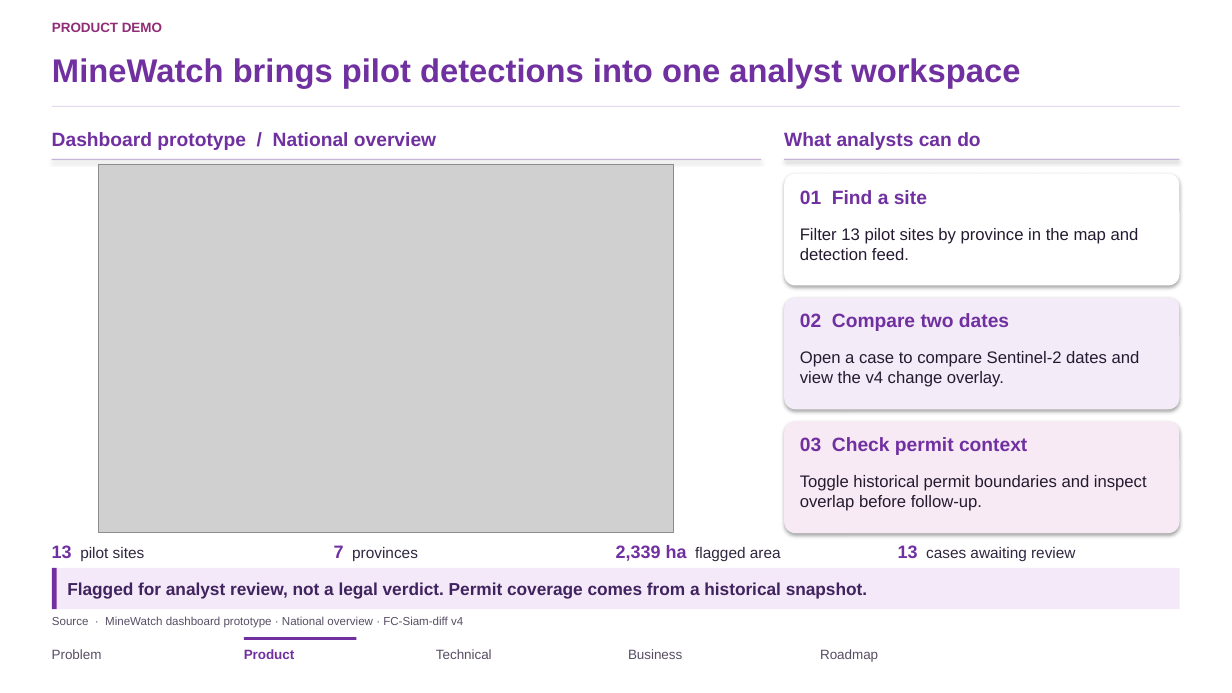
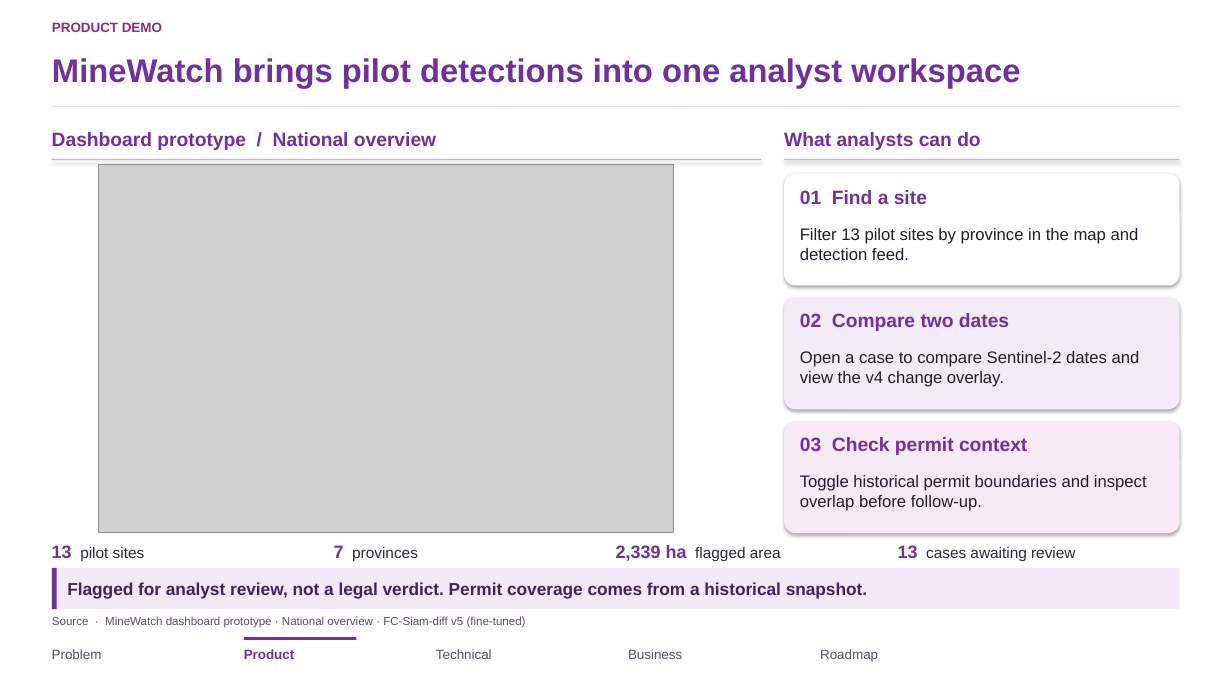
Before and after one commit to Neiljustiin/MineWatch, a slide deck: slide 5 of MineWatch_Huawei_ICT_Competition_5Min_FINAL.pptx. Drawn at 1232x693 pixels with LibreOffice and Linux fonts; fonts in the diff are those of the drawing; grey boxes stand for pictures; background and template pictures are left out. Boxes give left, top, right and bottom in pixels: in the first picture for what was removed or moved away, otherwise in the second. Text is boxed around its words. In the diff, an @@ line names an element or a change of style, - is before the commit and + after.

Commit message:
Promote v5b checkpoint to live dashboard, fix v4/v5 consistency, add infra slide + Entry Form screenshots
- Swap dashboard data bundle from NDVI-threshold placeholder to the v5
  fine-tune checkpoint (production_v5_finetune_tversky), already trained
  but never deployed to the live data/ folder.
- Reconcile all v4 -> v5 model references in Entry Form, PPT and
  DESIGN_DOCUMENT.md (previous checkpoint was still live while docs
  already described the v5 promotion as pending).
- Add PPT slide: Huawei ECS/OBS Cloud Console screenshots (provisioned
  in AP-Jakarta) + system design diagram, captioned honestly as planned
  hosting with local pilot already running.
- Add 10 live-dashboard screenshots to Entry Form Section 'Entry
  Demonstration', replacing the stale 'dashboard not yet available'
  claim; fill in the Repository URL.

```diff
--- a/MineWatch_Huawei_ICT_Competition_5Min_FINAL.pptx
+++ b/MineWatch_Huawei_ICT_Competition_5Min_FINAL.pptx
@@ text at <box>52,616,526,628</box>: text changed @@
-Source · MineWatch dashboard prototype · National overview · FC-Siam-diff v4
+Source · MineWatch dashboard prototype · National overview · FC-Siam-diff v5 (fine-tuned)
```
Also in this commit, not shown: 2 other slides changed, 1 slide added, 3 other files.
